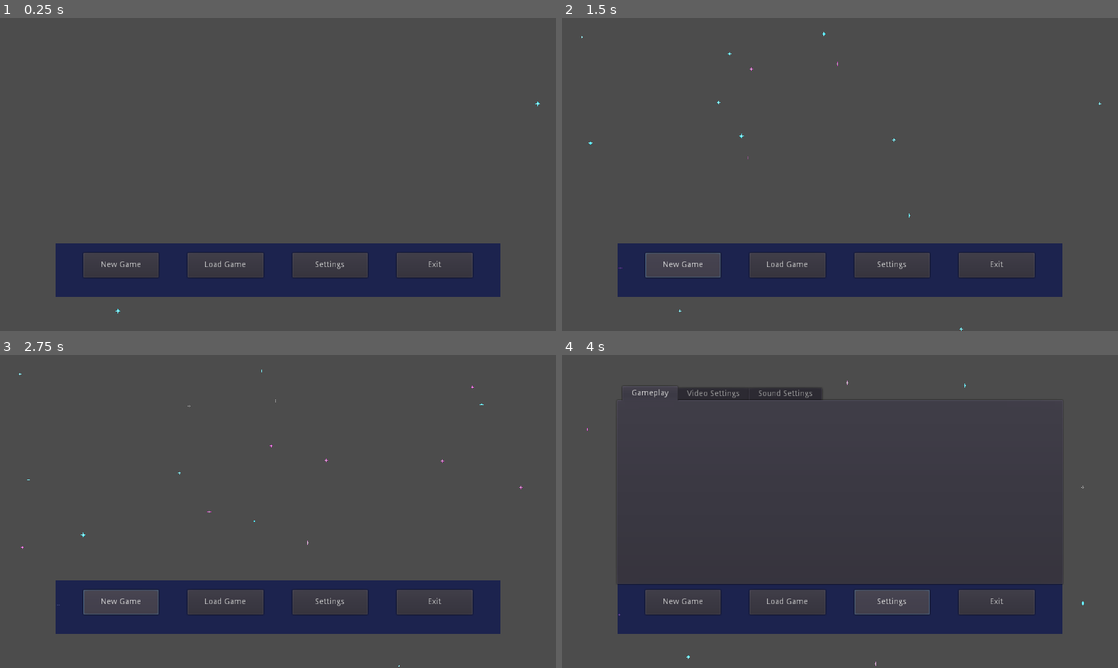
Above: before the commit, frames 1-4 (two rows, left to right).
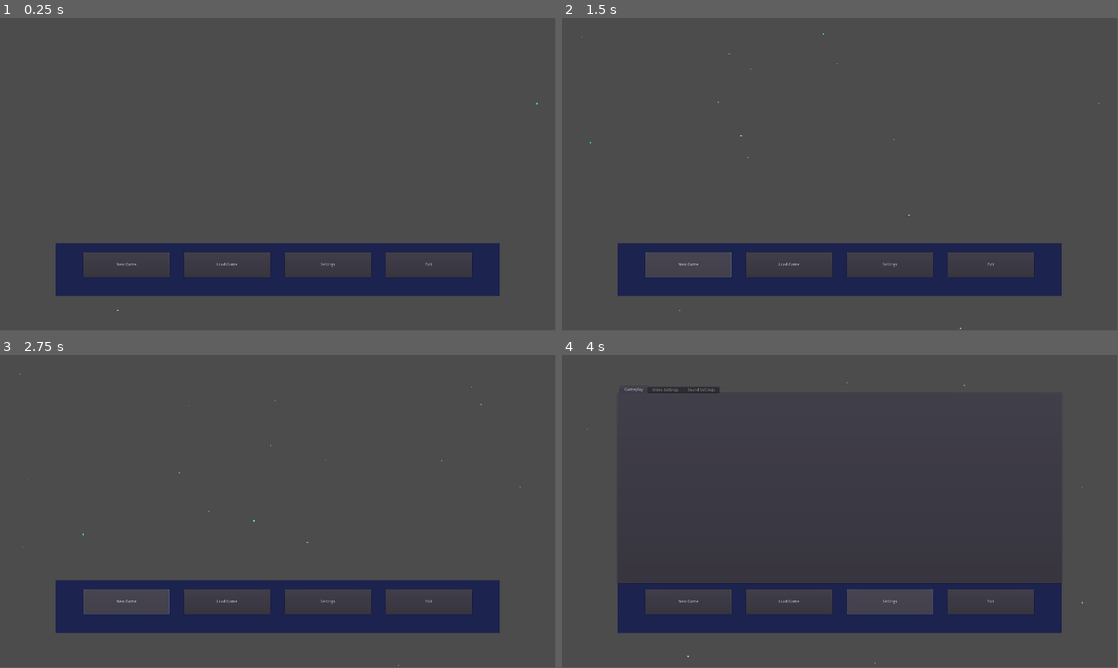
Above: after the commit, the same moments.

Repository: ASDelmagad/pixelated_stellaris
Game: Godot game, scene res://scenes/MainMenu.tscn
Same seed, same stepped clock (60 frames per second), same inputs: the game is played once before the commit and once after it.
Inputs:
- Up to frame 1 (0.25 s): no input
- Up to frame 2 (1.5 s): click "New Game" at 0.5 s; click "New Game" at 1.25 s
- Up to frame 3 (2.75 s): click "New Game" at 2 s
- Up to frame 4 (4 s): click "Load Game" at 2.75 s; click "Settings" at 3.5 s
In our replay, the window is 800x450 before the commit and 799x449 after it. These sizes can differ from the game's own. Grey fills any space a smaller window leaves; there, only what the larger window draws over its background counts as a difference.

The runs differ from the first frame. In frame 1, 1.1% of the frame differs, in the area x 10-98%, y 26-95%; in frame 2, 1.2%; in frame 3, 1.2%; in frame 4, 2.2%, in the area x 4-94%, y 8-100%.
Error after the commit: Trying to assign value of type 'Nil' to a variable of type 'Array'. (res://scenes/SettingsMenu/SettingsMenu.gd:38)

Commit message:
Screen resolution bugfix

Diff:
--- a/project.godot
+++ b/project.godot
@@ -16,10 +16,10 @@
 
 [display]
 
-window/size/width=960
-window/size/height=540
+window/size/width=1920
+window/size/height=1080
 window/size/resizable=false
-window/stretch/mode="2d"
+window/size/fullscreen=true
 window/stretch/aspect="expand"
 
 [physics]
@@ -28,4 +28,7 @@
 
 [rendering]
 
+quality/intended_usage/framebuffer_allocation=0
+quality/intended_usage/framebuffer_allocation.mobile=0
+quality/filters/msaa=3
 environment/default_environment="res://default_env.tres"
--- a/scenes/SettingsMenu.tscn
+++ b/scenes/SettingsMenu.tscn
@@ -1,17 +1,13 @@
-[gd_scene load_steps=3 format=2]
+[gd_scene load_steps=4 format=2]
 
 [ext_resource path="res://scenes/SettingsMenu/SettingsMenu.gd" type="Script" id=1]
 [ext_resource path="res://scenes/SettingsMenu/Resolutions.gd" type="Script" id=2]
+[ext_resource path="res://scenes/SettingsMenu/FullScreen.gd" type="Script" id=3]
 
-[node name="SettingsMenu" type="Control" groups=[
-"settings",
-]]
+[node name="SettingsMenu" type="Control" groups=["settings"]]
 anchor_right = 1.0
 anchor_bottom = 1.0
 script = ExtResource( 1 )
-__meta__ = {
-"_edit_use_anchors_": false
-}
 
 [node name="TabContainer" type="TabContainer" parent="."]
 anchor_right = 1.0
@@ -50,26 +46,25 @@
 margin_right = 340.0
 margin_bottom = 40.0
 
-[node name="Label" type="Label" parent="TabContainer/Video Settings/ScrollContainer/VBoxContainer/HBoxContainer"]
+[node name="LabelRes" type="Label" parent="TabContainer/Video Settings/ScrollContainer/VBoxContainer/HBoxContainer"]
 margin_top = 13.0
 margin_right = 84.0
 margin_bottom = 27.0
 text = "  Resolution: "
 
-[node name="OptionButton" type="OptionButton" parent="TabContainer/Video Settings/ScrollContainer/VBoxContainer/HBoxContainer" groups=[
-"settings",
-]]
+[node name="Resolutions" type="OptionButton" parent="TabContainer/Video Settings/ScrollContainer/VBoxContainer/HBoxContainer" groups=["settings"]]
 margin_left = 88.0
 margin_right = 182.0
 margin_bottom = 40.0
 text = "resolution"
 script = ExtResource( 2 )
 
-[node name="CheckButton" type="CheckButton" parent="TabContainer/Video Settings/ScrollContainer/VBoxContainer/HBoxContainer"]
+[node name="FullScreen" type="CheckButton" parent="TabContainer/Video Settings/ScrollContainer/VBoxContainer/HBoxContainer" groups=["settings"]]
 margin_left = 186.0
 margin_right = 340.0
 margin_bottom = 40.0
 text = " Full Screen"
+script = ExtResource( 3 )
 
 [node name="Sound Settings" type="Tabs" parent="TabContainer"]
 visible = false
@@ -80,4 +75,6 @@
 margin_right = -4.0
 margin_bottom = -4.0
 
-[connection signal="item_selected" from="TabContainer/Video Settings/ScrollContainer/VBoxContainer/HBoxContainer/OptionButton" to="TabContainer/Video Settings/ScrollContainer/VBoxContainer/HBoxContainer/OptionButton" method="_on_OptionButton_item_selected"]
+[connection signal="item_selected" from="TabContainer/Video Settings/ScrollContainer/VBoxContainer/HBoxContainer/Resolutions" to="TabContainer/Video Settings/ScrollContainer/VBoxContainer/HBoxContainer/Resolutions" method="_on_OptionButton_item_selected"]
+[connection signal="toggled" from="TabContainer/Video Settings/ScrollContainer/VBoxContainer/HBoxContainer/FullScreen" to="." method="_on_CheckButton_toggled"]
+[connection signal="toggled" from="TabContainer/Video Settings/ScrollContainer/VBoxContainer/HBoxContainer/FullScreen" to="TabContainer/Video Settings/ScrollContainer/VBoxContainer/HBoxContainer/FullScreen" method="_on_FullScreen_toggled"]
--- /dev/null
+++ b/scenes/SettingsMenu/FullScreen.gd
@@ -0,0 +1,15 @@
+extends CheckButton
+
+
+# Declare member variables here. Examples:
+# var a = 2
+# var b = "text"
+var root = 0
+
+# Called when the node enters the scene tree for the first time.
+func _ready():
+	root = get_tree().get_nodes_in_group("settings")[0]
+
+func _on_FullScreen_toggled(button_pressed):
+	root.saveSetting("VideoSettings", "FullScreen", button_pressed)
+	OS.window_fullscreen = button_pressed
--- a/scenes/SettingsMenu/Resolutions.gd
+++ b/scenes/SettingsMenu/Resolutions.gd
@@ -40,3 +40,7 @@
 
 	resolution = value
 	root.saveSetting(section, key, value)
+	set_resolution(value)
+
+func set_resolution(value):
+	OS.window_size = Vector2(value[0], value[1])
--- a/scenes/SettingsMenu/SettingsMenu.gd
+++ b/scenes/SettingsMenu/SettingsMenu.gd
@@ -25,9 +25,7 @@
 	settingsFile.load(fileLocation)
 
 	loadVideoSettings(settingsFile)
-
-func _exit_tree():
-	settingsFile.save(fileLocation)
+	reloadSettings()
 
 func loadVideoSettings(fileVar: ConfigFile):
 	var section = "VideoSettings"
@@ -35,9 +33,18 @@
 	for key in settings[section].keys():
 		settings[section][key] = fileVar.get_value(section, key)
 
+func reloadSettings():
+	var videoSettings: Dictionary = settings['VideoSettings']
+	var resolution: Array = videoSettings['Resolution']
+	var fullScreen = videoSettings['Fullscreen']
+
+	OS.window_size = Vector2(resolution[0], resolution[1])
+	OS.window_fullscreen = fullScreen
+
 func saveSetting(section, key, value):
 	settings[section][key] = value
 	settingsFile.set_value(section, key, value)
+	settingsFile.save(fileLocation)
 
 # Called every frame. 'delta' is the elapsed time since the previous frame.
 #func _process(delta):
Not shown, added: resources/sprite/spaceships/construction_ship.png.import
Not shown, added: resources/sprite/spaceships/corvette.png.import
Not shown, added: resources/sprite/spaceships/science_ship.png.import
Not shown, changed: pixel_stellaris.exe
Not shown, changed: pixel_stellaris.pck
